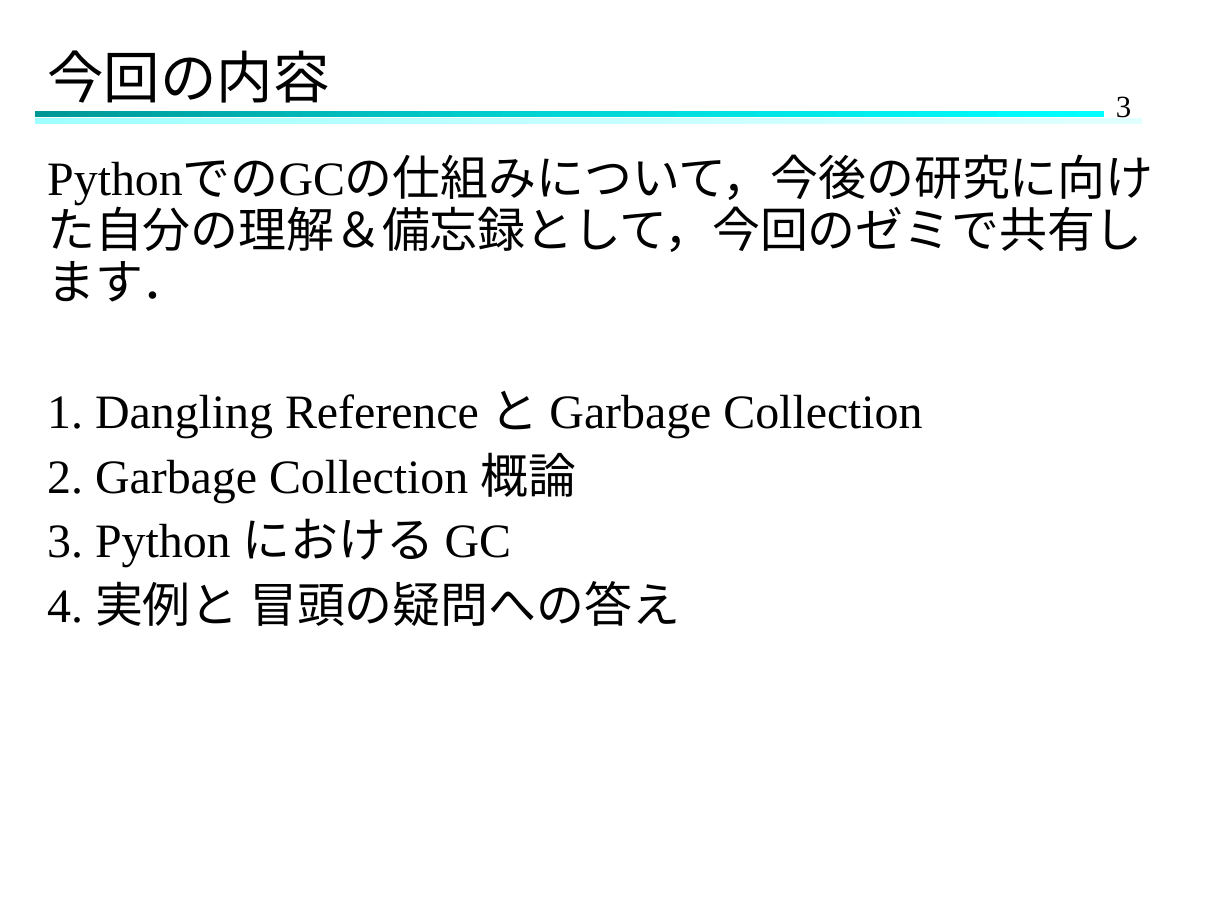
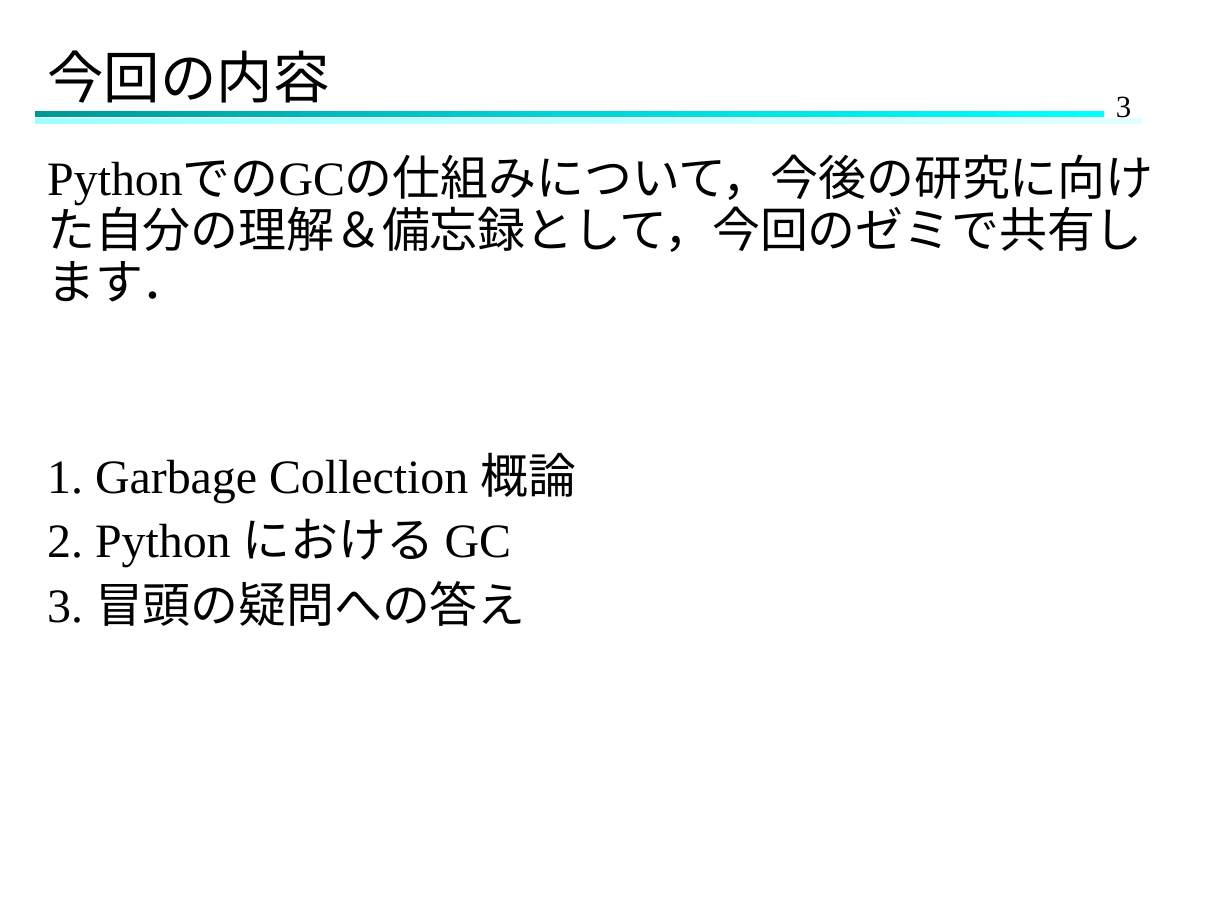
Before and after one commit to Hinata-Mikami/HinataMikami, a slide deck: slide 3 of 研究室関連/ゼミ/2024.11.27ゼミ.pptx. Drawn at 1232x924 pixels with LibreOffice and Linux fonts; fonts in the diff are those of the drawing. Boxes give left, top, right and bottom in pixels: in the first picture for what was removed or moved away, otherwise in the second. Text is boxed around its words. In the diff, an @@ line names an element or a change of style, - is before the commit and + after.

```diff
--- a/研究室関連/ゼミ/2024.11.27ゼミ.pptx
+++ b/研究室関連/ゼミ/2024.11.27ゼミ.pptx
@@ text at <box>47,452,576,626</box>: text changed @@
-1. Dangling Reference と Garbage Collection
-2. Garbage Collection 概論
-3. Python における GC
-4. 実例と 冒頭の疑問への答え
+1. Garbage Collection 概論
+2. Python における GC
+3. 冒頭の疑問への答え
```
Also in this commit, not shown: 20 other slides changed, 7 slides added.
